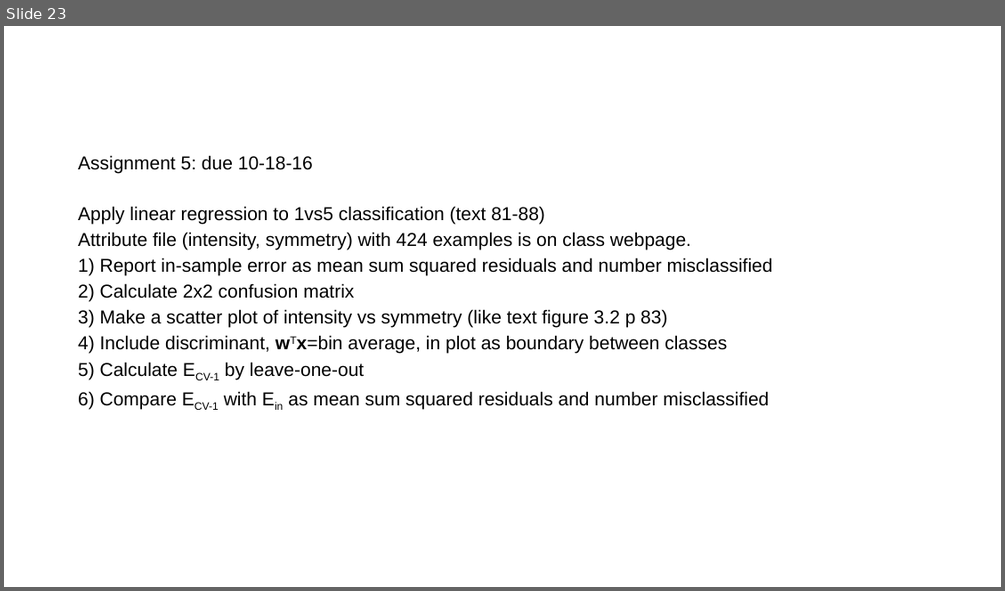
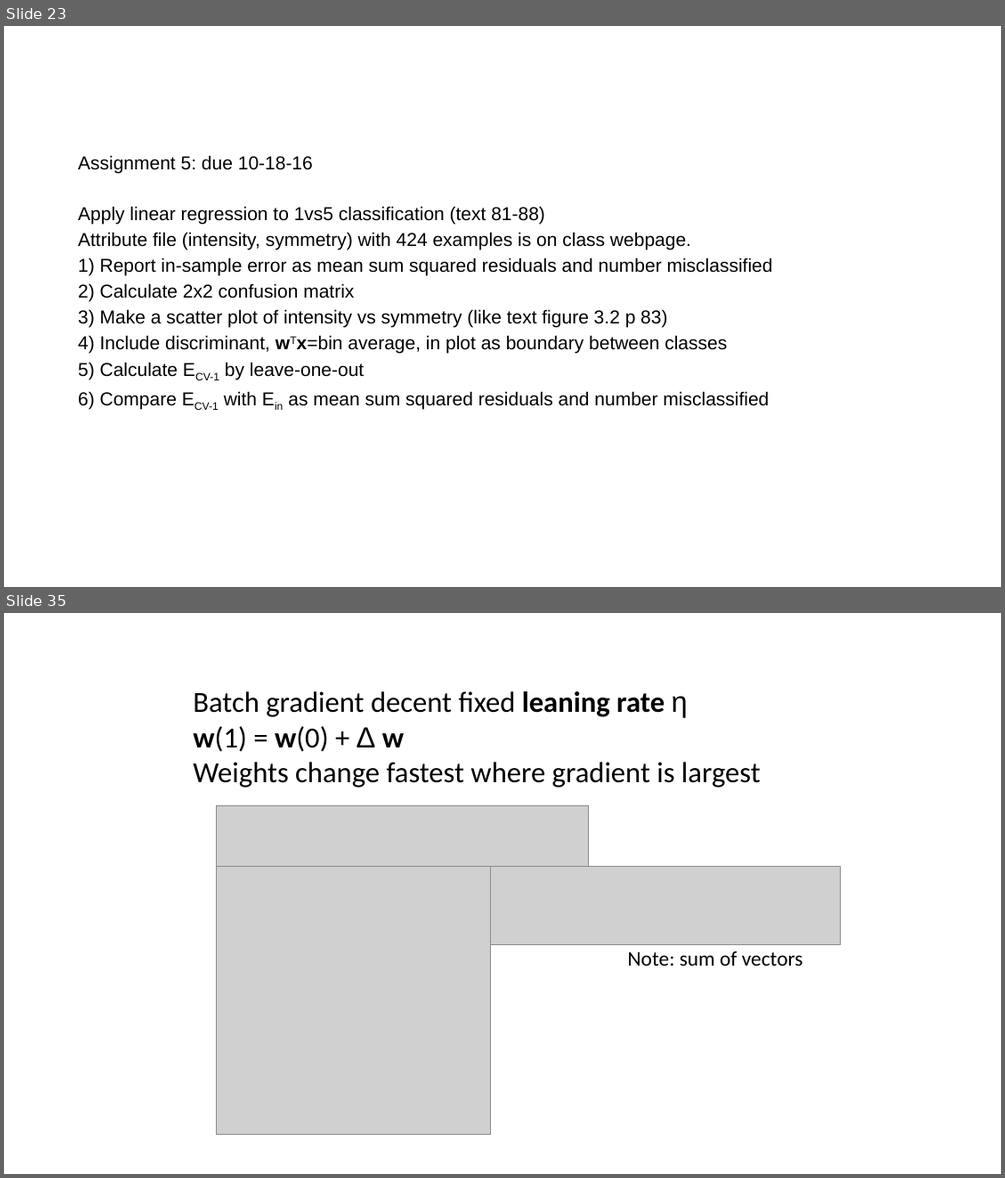
Before and after one commit to zhy9036/cs_2016_fall, a slide deck: 534_ANN/linear models.pptx. Shown one above the other, each under a label of ours: slide 23 before the commit, slides 23 and 35 after it; the slides between them are not shown. The pictures are 1005x591 and 1005x1178 pixels, drawn with LibreOffice and Linux fonts; fonts in the diff are those of the drawing; grey boxes stand for pictures. Boxes give left, top, right and bottom in pixels: in the first picture for what was removed or moved away, otherwise in the second. Text is boxed around its words. In the diff, an @@ line names an element or a change of style, - is before the commit and + after.

```diff
--- a/534_ANN/linear models.pptx
+++ b/534_ANN/linear models.pptx
@@ slide 35 added at (4,613,1001,1174), background #FFFFFF @@
@@ text added at (193,691,760,787), 28 pt, text #000000 @@
+Batch gradient decent fixed leaning rate η
+w(1) = w(0) + Δ w
+Weights change fastest where gradient is largest
@@ picture added at (216,805,588,866) @@
@@ picture added at (216,862,490,1135) @@
@@ picture added at (490,866,840,944) @@
@@ text added at (628,951,803,965), 20 pt, text #000000 @@
+Note: sum of vectors
```
Also in this commit, not shown: 30 other slides added, 25 other files.
